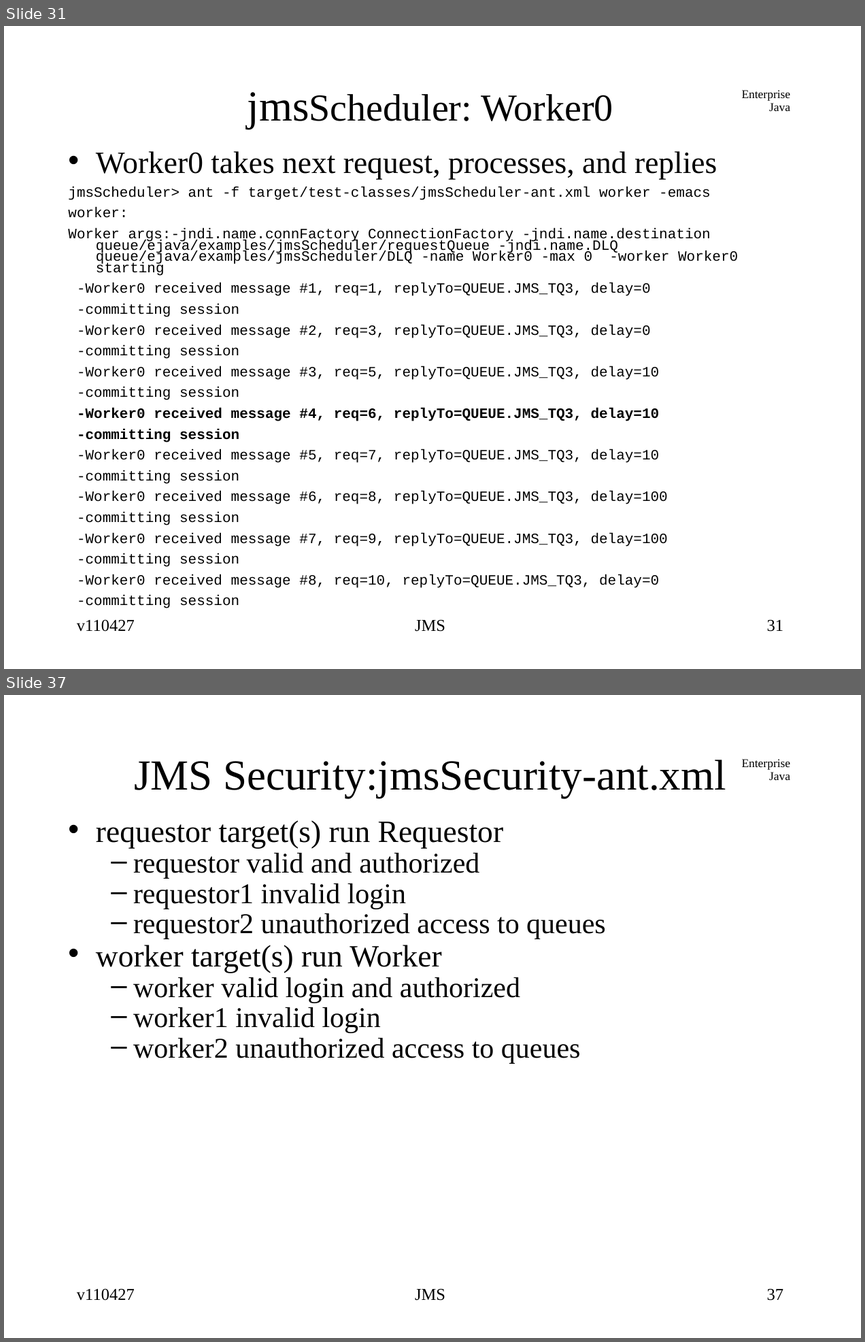
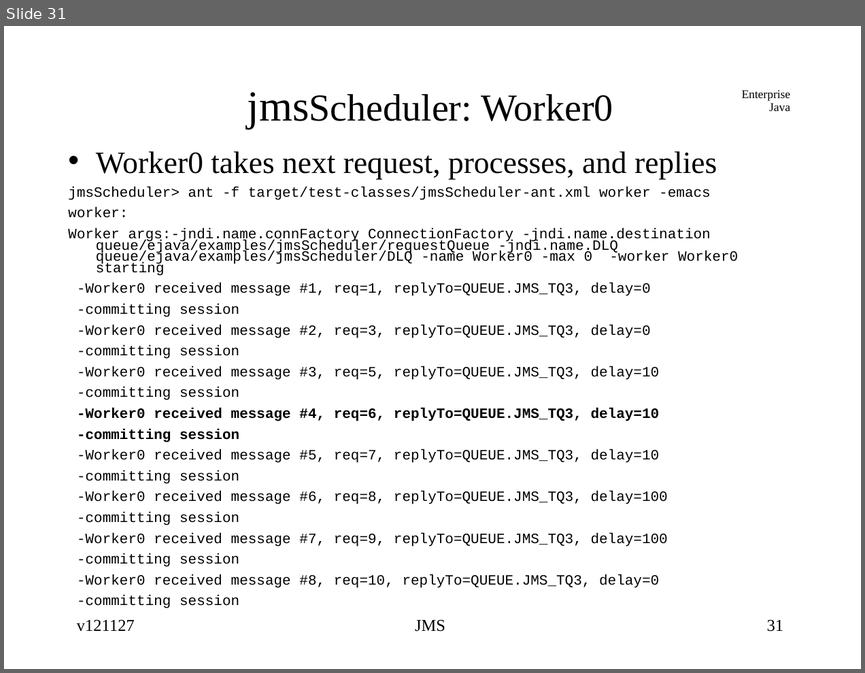
Before and after one commit to jcstaff/ejava-javaee, a slide deck: jmsCore/src/site/resources/lectures/jmsCore.ppt. Shown one above the other, each under a label of ours: slides 31 and 37 before the commit, slide 31 after it; the slides between them are not shown. The pictures are 865x1342 and 865x673 pixels, drawn with LibreOffice and Linux fonts; fonts in the diff are those of the drawing. Boxes give left, top, right and bottom in pixels: in the first picture for what was removed or moved away, otherwise in the second. Text is boxed around its words. In the diff, an @@ line names an element or a change of style, - is before the commit and + after.

```diff
--- a/jmsCore/src/site/resources/lectures/jmsCore.ppt
+++ b/jmsCore/src/site/resources/lectures/jmsCore.ppt
@@ slide 37 removed at <box>4,695,861,1338</box>, background #FFFFFF; not listed: 1 template element that a slide beside it also shows @@
@@ title removed at <box>134,760,726,798</box> @@
-JMS Security:jmsSecurity-ant.xml
@@ text removed at <box>96,820,606,1064</box> @@
-• requestor target(s) run Requestor
-  – requestor valid and authorized
-  – requestor1 invalid login
-  – requestor2 unauthorized access to queues
-• worker target(s) run Worker
-  – worker valid login and authorized
-  – worker1 invalid login
-  – worker2 unauthorized access to queues
@@ text removed at <box>77,1288,135,1300</box> @@
-v110427
@@ text removed at <box>415,1288,445,1300</box> @@
-JMS
@@ page number removed at <box>767,1288,784,1300</box> @@
-37
@@ slide 31 changed as well @@
@@ text at <box>77,619,135,631</box>: text changed @@
-v110427
+v121127
```
Also in this commit, not shown: 82 other slides changed, 7 slides added, 7 other slides removed.
